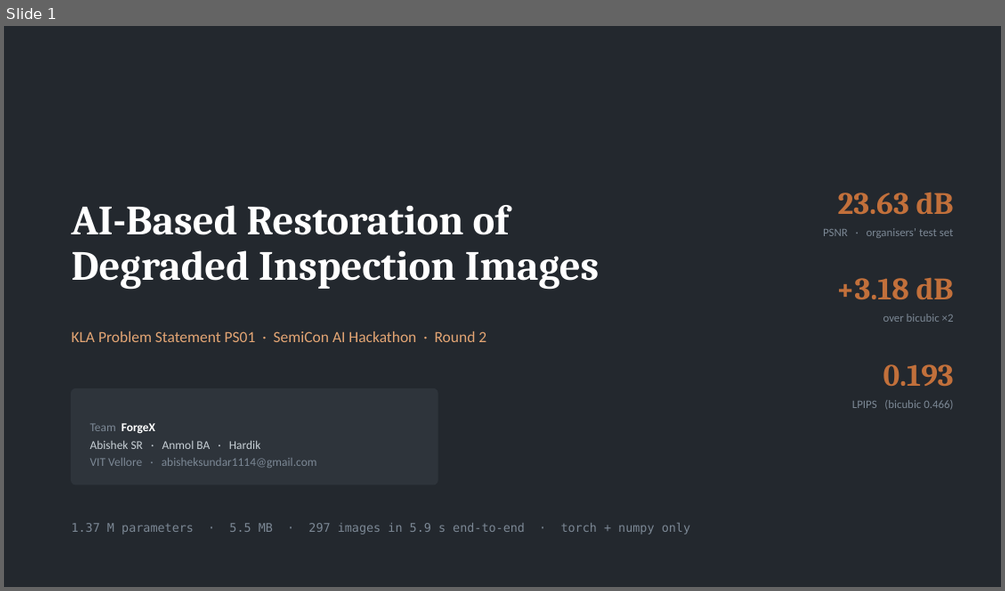
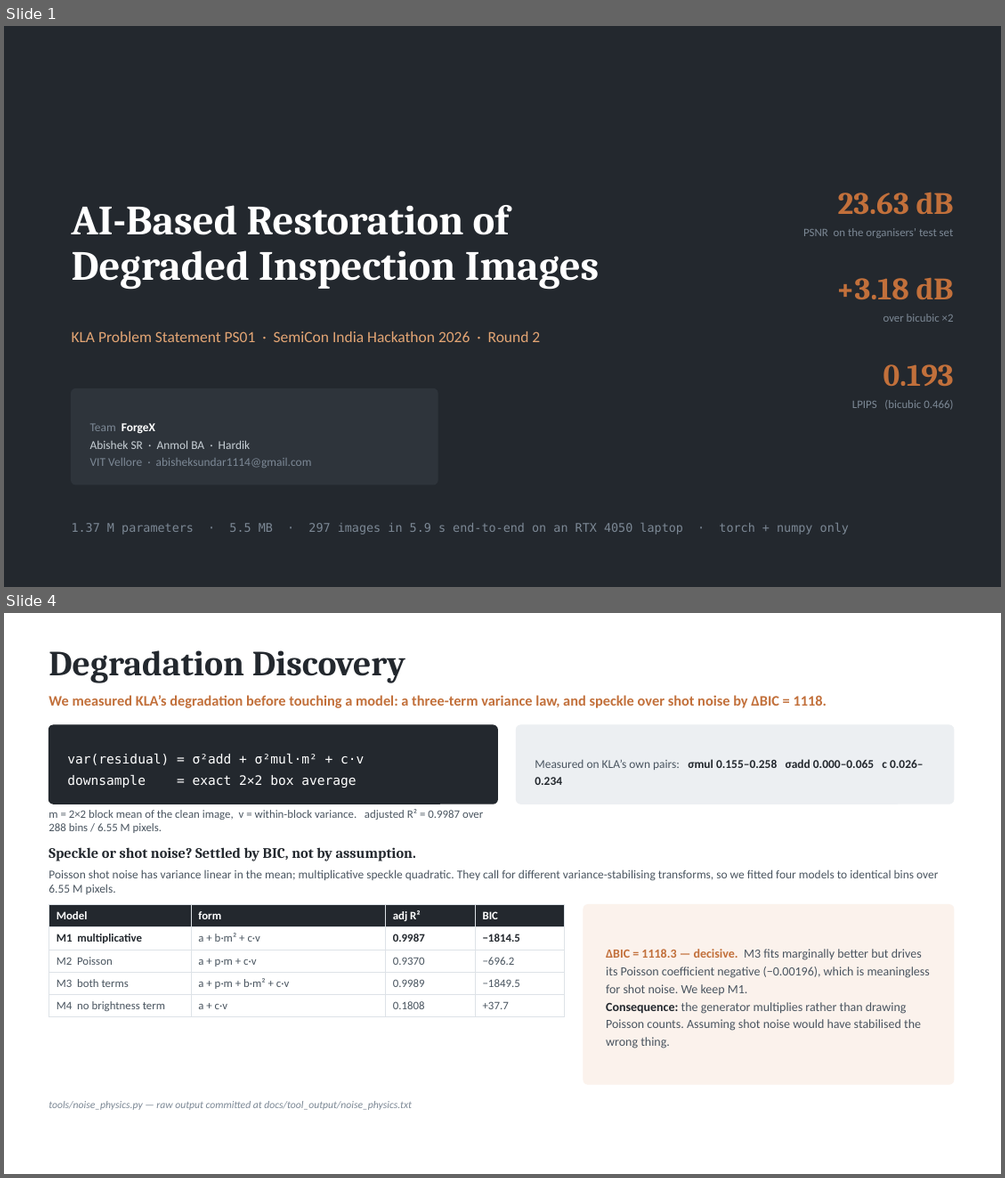
Before and after one commit to abishek1123/forgex-kla-ps01, a slide deck: docs/ForgeX_KLA_PS01_Round2.pptx. Shown one above the other, each under a label of ours: slide 1 before the commit, slides 1 and 4 after it; the slides between them are not shown. The pictures are 1005x591 and 1005x1178 pixels, drawn with LibreOffice and Linux fonts; fonts in the diff are those of the drawing. Boxes give left, top, right and bottom in pixels: in the first picture for what was removed or moved away, otherwise in the second. Text is boxed around its words. In the diff, an @@ line names an element or a change of style, - is before the commit and + after.

```diff
--- a/docs/ForgeX_KLA_PS01_Round2.pptx
+++ b/docs/ForgeX_KLA_PS01_Round2.pptx
@@ slide 4 added at [4,613,1001,1174], background #FFFFFF @@
@@ text added at [48,650,405,683], 34 pt, text #23282E, bold @@
+Degradation Discovery
@@ text added at [48,695,826,708], 14 pt, text #C2703B, bold @@
+We measured KLA’s degradation before touching a model: a three-term variance law, and speckle over shot noise by ΔBIC = 1118.
@@ rounded rectangle added at [48,725,498,803], fill #23282E, outline #23282E 1 pt @@
@@ rounded rectangle added at [517,725,954,803], fill #ECEFF2, outline #ECEFF2 1 pt @@
@@ text added at [67,754,364,787], 12.5 pt, text #FFFFFF @@
+var(residual) = σ²add + σ²mul·m² + c·v
+downsample = exact 2×2 box average
@@ text added at [534,759,923,785], 11.5 pt, text #23282E, bold @@
+Measured on KLA’s own pairs: σmul 0.155–0.258 σadd 0.000–0.065 c 0.026–0.234
@@ text added at [48,809,483,833], 11 pt, text #4A5560 @@
+m = 2×2 block mean of the clean image, v = within-block variance. adjusted R² = 0.9987 over 288 bins / 6.55 M pixels.
@@ text added at [48,847,416,861], 14 pt, text #23282E, bold @@
+Speckle or shot noise? Settled by BIC, not by assumption.
@@ text added at [48,869,938,894], 11.5 pt, text #4A5560 @@
+Poisson shot noise has variance linear in the mean; multiplicative speckle quadratic. They call for different variance-stabilising transforms, so we fitted four models to identical bins over 6.55 M pixels.
@@ table added at [48,905,565,1014], 5 rows, 4 columns @@
+Model | form | adj R² | BIC
+M1 multiplicative | a + b·m² + c·v | 0.9987 | −1814.5
+M2 Poisson | a + p·m + c·v | 0.9370 | −696.2
+M3 both terms | a + p·m + b·m² + c·v | 0.9989 | −1849.5
+M4 no brightness term | a + c·v | 0.1808 | +37.7
@@ rounded rectangle added at [583,905,954,1084], fill #FBF2EC, outline #FBF2EC 1 pt @@
@@ text added at [606,949,930,1048], 12 pt, text #4A5560 @@
+ΔBIC = 1118.3 — decisive. M3 fits marginally better but drives its Poisson coefficient negative (−0.00196), which is meaningless for shot noise. We keep M1.
+Consequence: the generator multiplies rather than drawing Poisson counts. Assuming shot noise would have stabilised the wrong thing.
@@ text added at [48,1101,412,1110], 10 pt, text #7C8895, italic @@
+tools/noise_physics.py — raw output committed at docs/tool_output/noise_physics.txt
@@ slide 1 changed as well @@
@@ text at [803,228,954,238]: text changed @@
-PSNR · organisers’ test set
+PSNR on the organisers’ test set
@@ text at [72,331,540,342]: text changed @@
-KLA Problem Statement PS01 · SemiCon AI Hackathon · Round 2
+KLA Problem Statement PS01 · SemiCon India Hackathon 2026 · Round 2
@@ text "Team ForgeX" rewrapped from [90,423,317,467] to [90,423,312,467] @@
@@ text at [72,523,849,534]: text changed @@
-1.37 M parameters · 5.5 MB · 297 images in 5.9 s end-to-end · torch + numpy only
+1.37 M parameters · 5.5 MB · 297 images in 5.9 s end-to-end on an RTX 4050 laptop · torch + numpy only
```
Also in this commit, not shown: 5 other slides changed, 10 other slides added, 8 slides removed, 9 other files.
